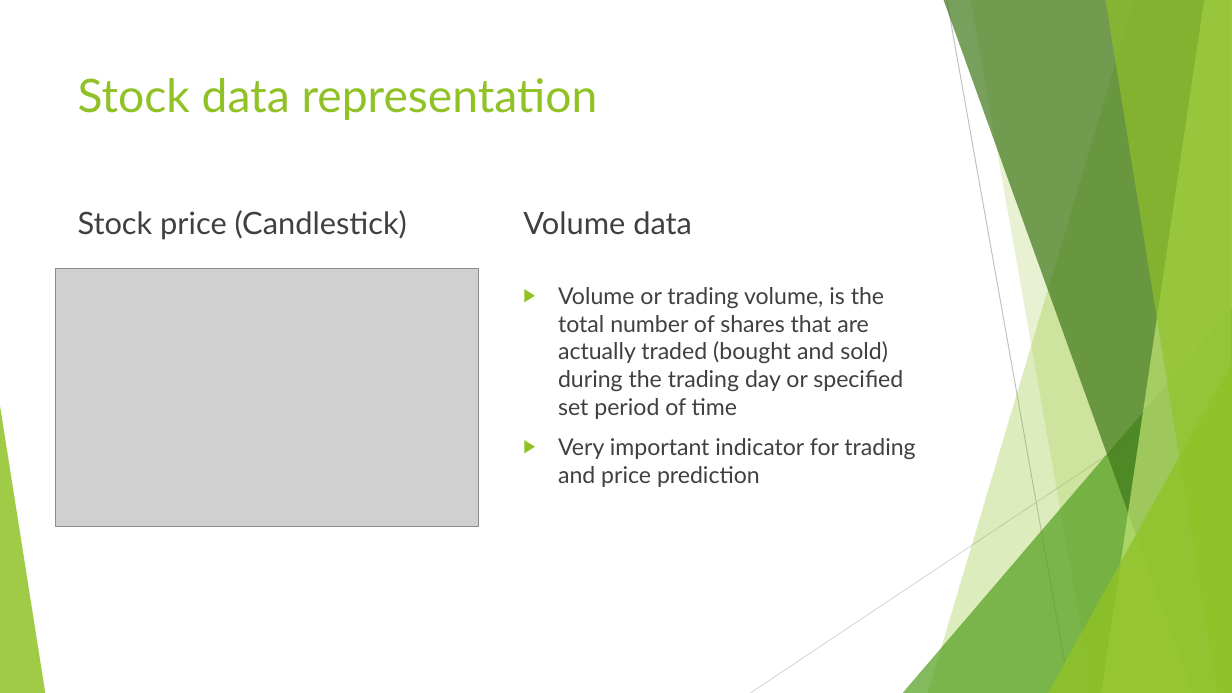
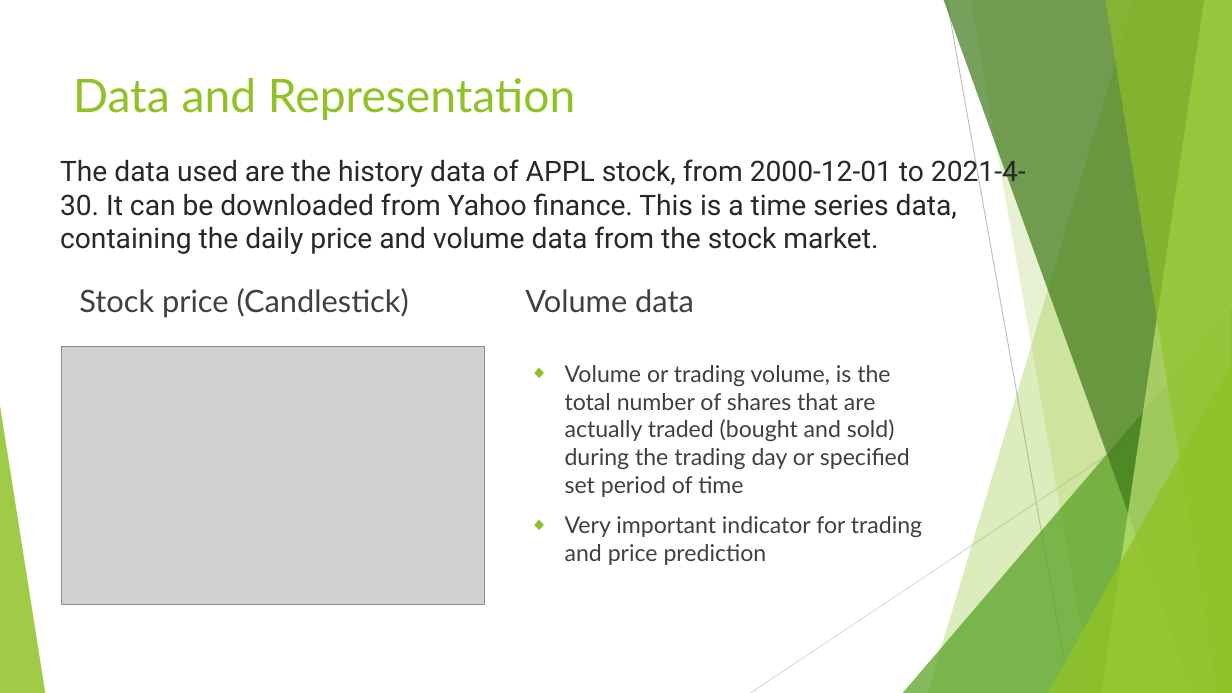
Before and after one commit to wenliangz/cs777-term-project, a slide deck: slide 3 of docs/presentation.pptx. Drawn at 1232x693 pixels with LibreOffice and Linux fonts; fonts in the diff are those of the drawing; grey boxes stand for pictures. Boxes give left, top, right and bottom in pixels: in the first picture for what was removed or moved away, otherwise in the second. Text is boxed around its words. In the diff, an @@ line names an element or a change of style, - is before the commit and + after.

```diff
--- a/docs/presentation.pptx
+++ b/docs/presentation.pptx
@@ title at (73, 78, 575, 120): text changed @@
-Stock data representation
+Data and Representation
@@ text added at (60, 155, 1026, 254), 22 pt, text #24292E @@
+The data used are the history data of APPL stock, from 2000-12-01 to 2021-4-30. It can be downloaded from Yahoo finance. This is a time series data, containing the daily price and volume data from the stock market.
@@ 2 texts, 1 picture: place and size @@
-2 texts, 1 picture at (55, 210, 692, 527)
+2 texts, 1 picture at (62, 288, 694, 604)
@@ triangle removed at (903, 308, 1232, 693) @@
@@ freeform shape added at (903, 308, 1232, 693), fill #54A021 at 72% opacity @@
@@ text "Volume or trading volume, is ...": place and size @@
-text "Volume or trading volume, is ..." at (558, 287, 915, 487)
+text "Volume or trading volume, is ..." at (565, 365, 922, 565)
@@ text "Volume or trading volume, is ..." at (565, 365, 922, 565): bullet ▶ to ◆ @@
```
Also in this commit, not shown: 11 other slides changed.
